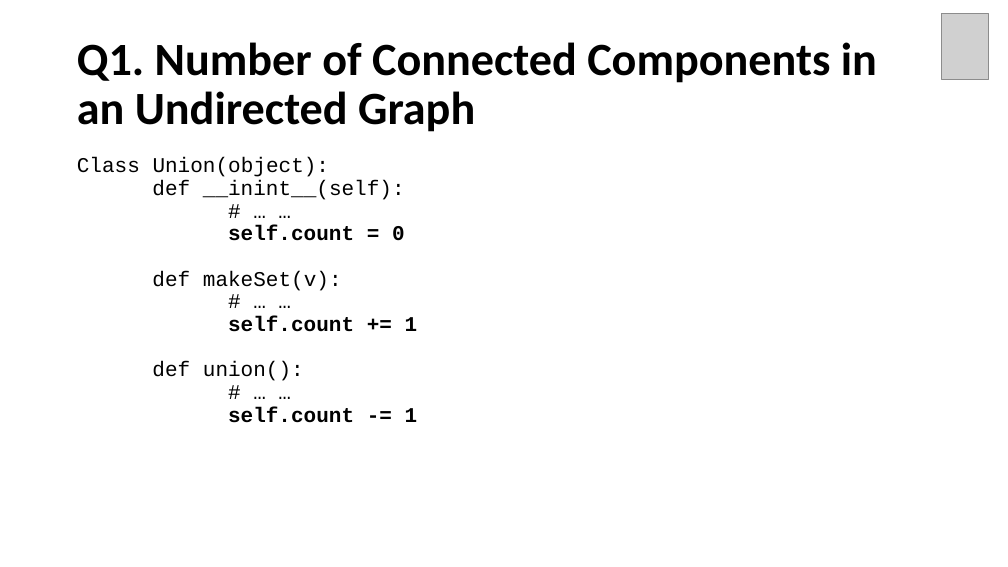
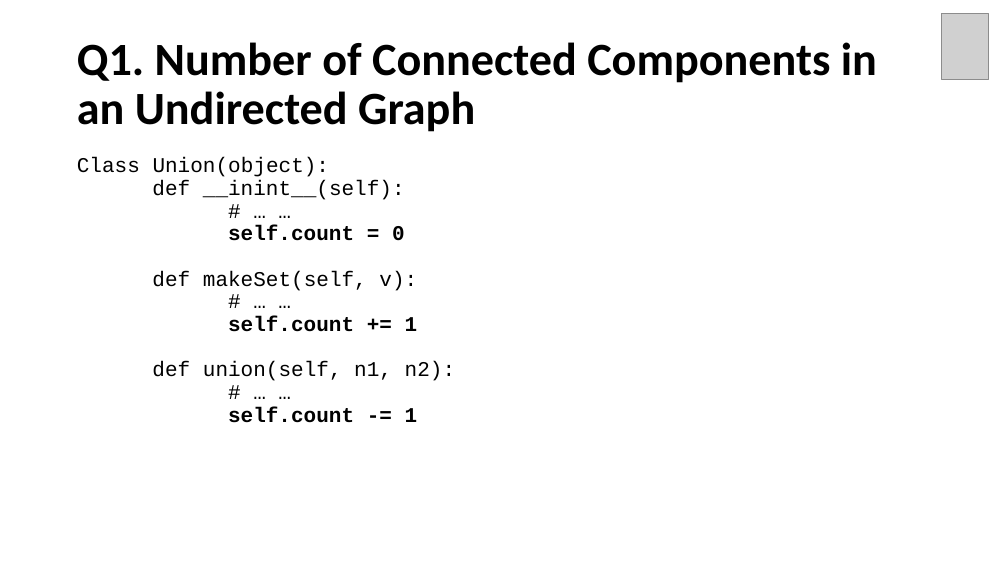
Before and after one commit to Neo-Hao/union-find, a slide deck: slide 37 of slides.pptx (slide 40 before the commit). Drawn at 1008x567 pixels with LibreOffice and Linux fonts; fonts in the diff are those of the drawing; grey boxes stand for pictures. Boxes give left, top, right and bottom in pixels: in the first picture for what was removed or moved away, otherwise in the second. Text is boxed around its words. In the diff, an @@ line names an element or a change of style, - is before the commit and + after.

```diff
--- a/slides.pptx
+++ b/slides.pptx
@@ text at (152,271,417,291): text changed @@
-def makeSet(v):
+def makeSet(self, v):
@@ text at (152,362,455,381): text changed @@
-def union():
+def union(self, n1, n2):
```
Also in this commit, not shown: 9 other slides changed, 2 slides added, 6 slides removed, 7 other files.
